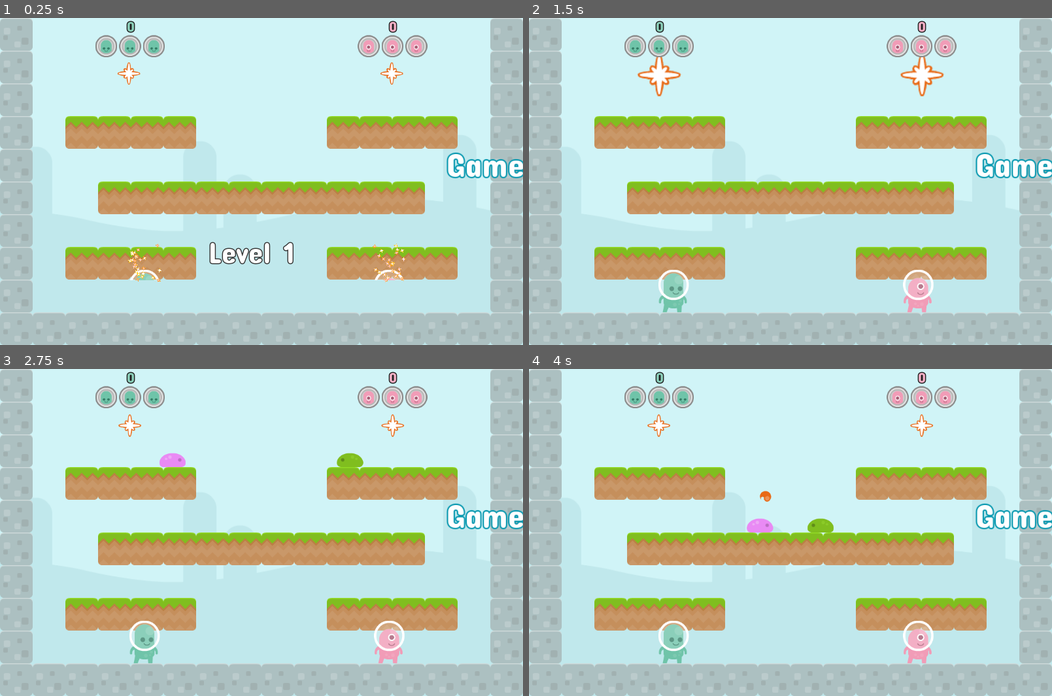
Above: before the commit, frames 1-4 (two rows, left to right).
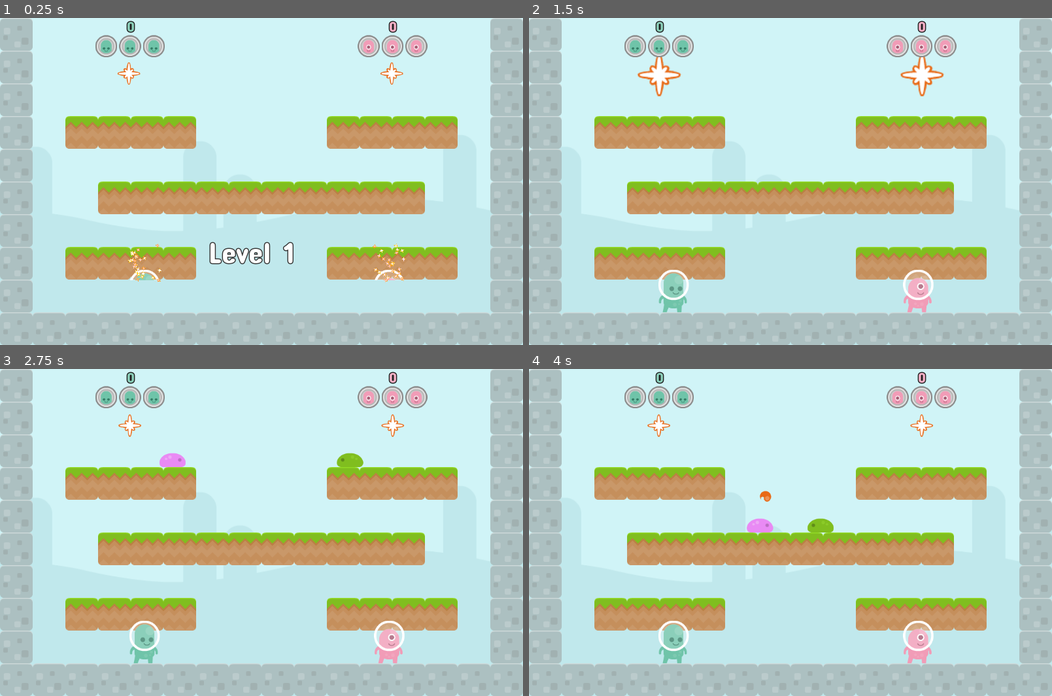
Above: after the commit, the same moments.

Repository: doctor-g/AltNaGaDeMon2021
Game: Godot game, scene res://World/World.tscn
The game is run twice, just before and just after one commit, with the same random seed, the same clock (stepped at 60 frames per second) and the same inputs.
Inputs:
- Up to frame 1 (0.25 s): no input
- Up to frame 2 (1.5 s): no input
- Up to frame 3 (2.75 s): no input
- Up to frame 4 (4 s): no input

The runs differ from the first frame. In frame 1, 0.8% of the frame differs, in the area x 85-100%, y 41-49%; in frame 2, 0.8%; in frame 3, 0.8%; in frame 4, 0.8%.

Commit message:
Put the game over label where it belongs
When I changed the size of the World Control, Game Over kept ending up
in the wrong place. I hope this finally fixes it.

Diff:
--- a/project/World/World.tscn
+++ b/project/World/World.tscn
@@ -168,10 +168,10 @@
 anchor_top = 0.5
 anchor_right = 0.5
 anchor_bottom = 0.5
-margin_left = 333.0
-margin_top = -80.0
-margin_right = 787.0
-margin_bottom = 25.0
+margin_left = -227.0
+margin_top = -430.0
+margin_right = 227.0
+margin_bottom = -325.0
 custom_fonts/font = SubResource( 1 )
 text = "Game Over"
 align = 1
